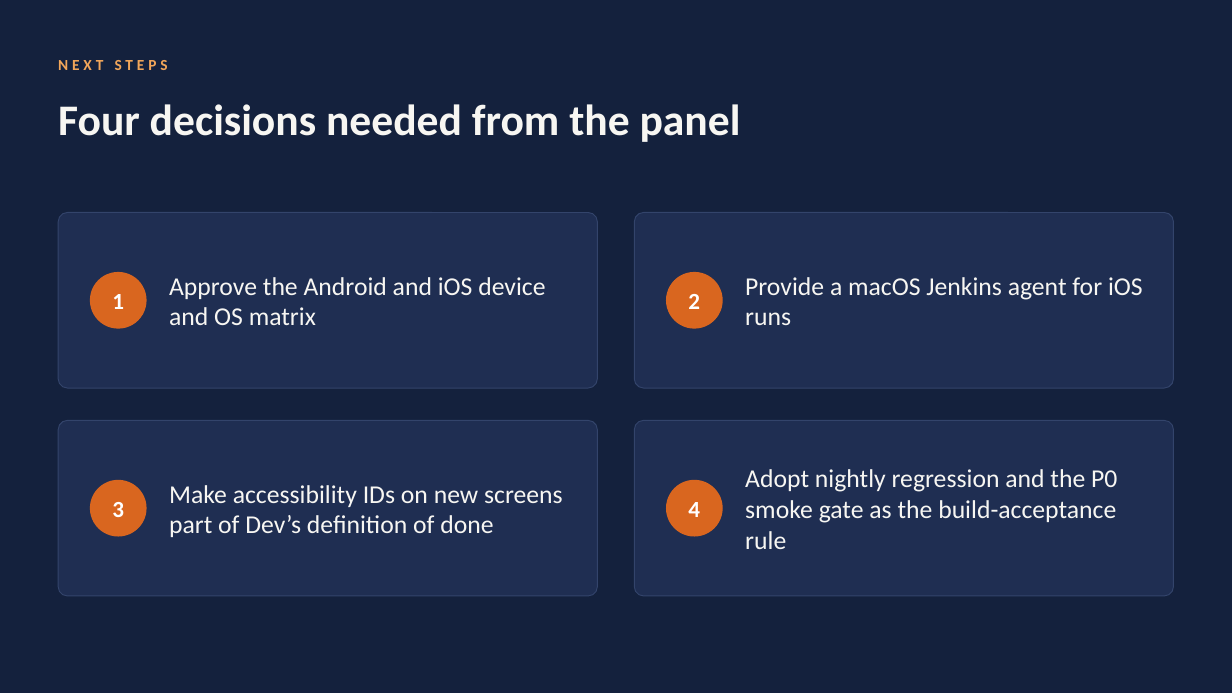
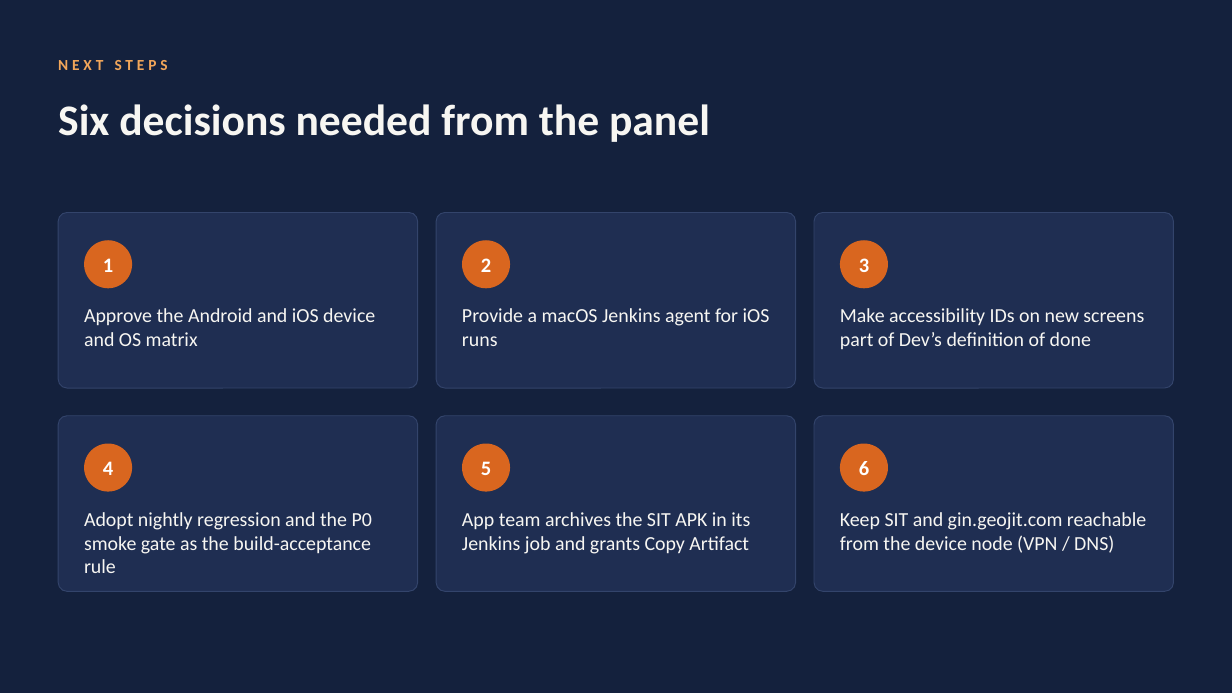
Before and after one commit to raaj177/snapwork-TestDemo, a slide deck: slide 19 of Automation/docs/Mobile-Automation-Flow.pptx (slide 16 before the commit). Drawn at 1232x693 pixels with LibreOffice and Linux fonts; fonts in the diff are those of the drawing. Boxes give left, top, right and bottom in pixels: in the first picture for what was removed or moved away, otherwise in the second. Text is boxed around its words. In the diff, an @@ line names an element or a change of style, - is before the commit and + after.

Commit message:
Deck: real Jenkins pipeline, build stages, app build from another node (artifact), published evidence, six next steps

```diff
--- a/Automation/docs/Mobile-Automation-Flow.pptx
+++ b/Automation/docs/Mobile-Automation-Flow.pptx
@@ text at (58, 104, 710, 142): text changed @@
-Four decisions needed from the panel
+Six decisions needed from the panel
@@ rounded rectangle: place and size @@
-rounded rectangle at (58, 213, 597, 388)
+rounded rectangle at (58, 213, 418, 388)
@@ rounded rectangle: place and size @@
-rounded rectangle at (635, 213, 1174, 388)
+rounded rectangle at (436, 213, 796, 388)
@@ rounded rectangle: place and size @@
-rounded rectangle at (58, 421, 597, 596)
+rounded rectangle at (814, 213, 1174, 388)
@@ text "1": place and size @@
-text "1" at (112, 294, 124, 309)
+text "1" at (103, 258, 113, 272)
@@ ellipse: place and size @@
-ellipse at (91, 273, 146, 328)
+ellipse at (84, 240, 132, 288)
@@ text "2": place and size @@
-text "2" at (688, 294, 700, 309)
+text "2" at (481, 258, 491, 272)
@@ ellipse: place and size @@
-ellipse at (666, 273, 722, 328)
+ellipse at (462, 240, 510, 288)
@@ text "3": place and size @@
-text "3" at (112, 502, 124, 517)
+text "3" at (859, 258, 869, 272)
@@ outline #D9661F 1 pt to none in 4 elements at (84, 240, 132, 288), (462, 240, 510, 288), (84, 444, 132, 492), (840, 240, 888, 288) @@
@@ ellipse: place and size @@
-ellipse at (91, 481, 146, 536)
+ellipse at (840, 240, 888, 288)
@@ text "Approve the Android and iOS ...": place and size @@
-text "Approve the Android and iOS ..." at (169, 277, 545, 325)
+text "Approve the Android and iOS ..." at (84, 308, 375, 346)
@@ text "Provide a macOS Jenkins agent ...": place and size @@
-text "Provide a macOS Jenkins agent ..." at (745, 277, 1143, 325)
+text "Provide a macOS Jenkins agent ..." at (462, 308, 770, 346)
@@ text "Make accessibility IDs on new ...": place and size @@
-text "Make accessibility IDs on new ..." at (169, 485, 563, 537)
+text "Make accessibility IDs on new ..." at (840, 308, 1144, 349)
@@ proportions changed in 4 elements at (58, 213, 418, 388), (436, 213, 796, 388), (814, 213, 1174, 388), (58, 416, 418, 592) @@
@@ rounded rectangle: place and size @@
-rounded rectangle at (635, 421, 1174, 596)
+rounded rectangle at (58, 416, 418, 592)
@@ rounded rectangle added at (436, 416, 796, 592), fill #1F2E52, outline #33446B 0.75 pt @@
@@ rounded rectangle added at (814, 416, 1174, 592), fill #1F2E52, outline #33446B 0.75 pt @@
@@ size 18 to 16 pt in 4 elements at (103, 258, 113, 272), (481, 258, 491, 272), (859, 258, 869, 272), (103, 461, 113, 475) @@
@@ text "4": place and size @@
-text "4" at (688, 502, 700, 517)
+text "4" at (103, 461, 113, 475)
@@ ellipse: place and size @@
-ellipse at (666, 481, 722, 536)
+ellipse at (84, 444, 132, 492)
@@ ellipse added at (462, 444, 510, 492), fill #D9661F @@
@@ ellipse added at (840, 444, 888, 492), fill #D9661F @@
@@ text added at (481, 461, 491, 475), 16 pt, text #FFFFFF, bold @@
+5
@@ text added at (859, 461, 869, 475), 16 pt, text #FFFFFF, bold @@
+6
@@ size 20 to 15.5 pt; vertical alignment middle to top in 4 elements at (84, 308, 375, 346), (462, 308, 770, 346), (840, 308, 1144, 349), (84, 512, 372, 573) @@
@@ text "Adopt nightly regression and the ...": place and size @@
-text "Adopt nightly regression and the ..." at (745, 469, 1117, 549)
+text "Adopt nightly regression and the ..." at (84, 512, 372, 573)
@@ text added at (462, 512, 750, 554), 15.5 pt, text #F7F6F2 @@
+App team archives the SIT APK in its Jenkins job and grants Copy Artifact
@@ text added at (840, 512, 1146, 553), 15.5 pt, text #F7F6F2 @@
+Keep SIT and gin.geojit.com reachable from the device node (VPN / DNS)
```
Also in this commit, not shown: 1 other slide changed, 3 slides added.
